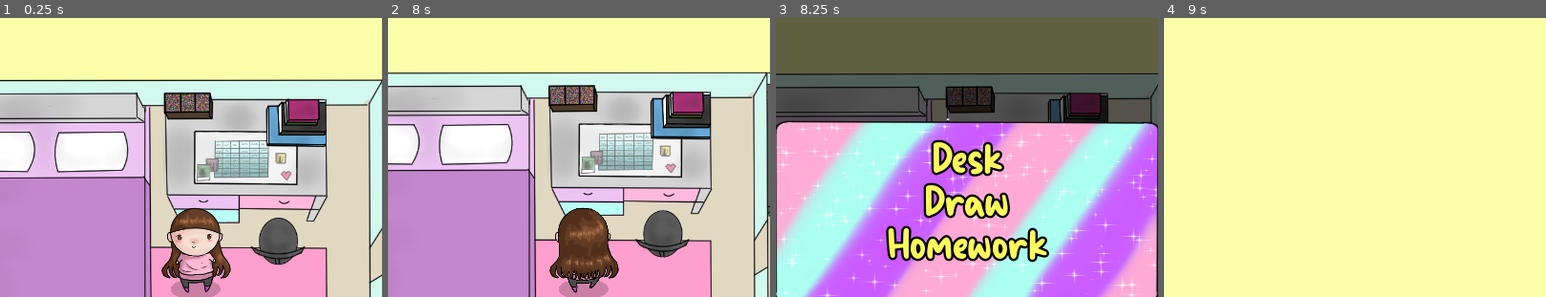
Above: before the commit, frames 1-4 (left to right).
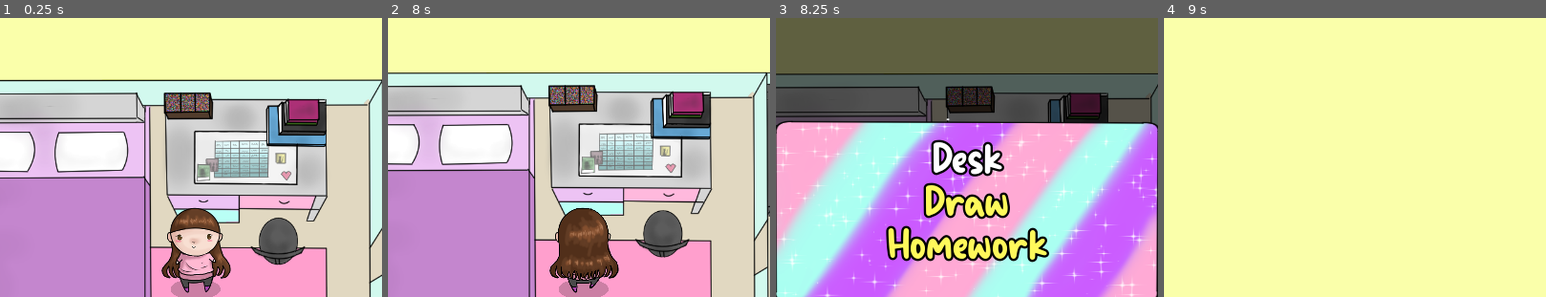
Above: after the commit, the same moments.

Repository: A-Walrus/Jessy
Game: Godot game, scene res://Scenes/World.tscn
Same seed, same stepped clock (60 frames per second), same inputs: the game is played once before the commit and once after it. Sound files missing from this copy of the repository are replaced by a short silence.
Inputs (mouse positions are % of the whole screen's width and height, from its top left):
- Up to frame 1 (0.25 s): no input
- Up to frame 2 (8 s): tap Enter (ui_accept) at 0.5, 2.3, 5.3, 6.5, 6.77, 6.8, 7.07 s; drag from (93, 59) to (31, 44) at 0.52 s; drag from (11, 45) to (73, 60) at 1.27 s; move the mouse to (26, 76) at 2.02 s; press the mouse at (26, 76) at 2.03 s; release the mouse at (26, 76) at 2.75 s; drag from (64, 83) to (31, 16) at 2.77 s; drag from (66, 13) to (28, 69) at 3.52 s; drag from (59, 16) to (13, 28) at 4.27 s; move the mouse to (28, 39) at 5.02 s; press the mouse at (28, 39) at 5.03 s; tap Escape (escape) at 5.65 s; release the mouse at (28, 39) at 5.75 s; drag from (35, 25) to (58, 31) at 5.77 s; move the mouse to (72, 45) at 6.52 s; press the mouse at (72, 45) at 6.53 s; release the mouse at (72, 45) at 7.25 s; drag from (30, 55) to (40, 32) at 7.27 s
- Up to frame 3 (8.25 s): move the mouse to (60, 28) at 8.02 s; tap Enter (ui_accept) at 8.1 s; click (60, 28) at 8.17 s
- Up to frame 4 (9 s): click "Draw" at 8.75 s
The pictures show only the part of the screen within x 25-75%, y 8-58%; the shares and areas given below are measured in that part.

Frames 1-2 are identical in both runs. In frame 3, 1.1% of the frame differs, in the area x 41-60%, y 44-57%; in frame 4, nothing differs.

Commit message:
white titles
change title color to white so they are different from buttons

Diff:
--- a/Jessy/Scenes/World.tscn
+++ b/Jessy/Scenes/World.tscn
@@ -115,7 +115,6 @@
 margin_right = 441.0
 margin_bottom = 54.0
 custom_fonts/font = ExtResource( 13 )
-custom_colors/font_color = Color( 1, 0.978667, 0.36, 1 )
 text = "Do you want to eat?"
 align = 1
 script = ExtResource( 21 )
@@ -184,7 +183,6 @@
 margin_right = 441.0
 margin_bottom = 54.0
 custom_fonts/font = ExtResource( 13 )
-custom_colors/font_color = Color( 1, 0.978667, 0.36, 1 )
 text = "what to do"
 align = 1
 
@@ -270,7 +268,6 @@
 margin_right = 441.0
 margin_bottom = 54.0
 custom_fonts/font = ExtResource( 13 )
-custom_colors/font_color = Color( 1, 0.978667, 0.36, 1 )
 text = "Who to call"
 align = 1
 
@@ -465,7 +462,6 @@
 margin_right = 292.0
 margin_bottom = 54.0
 custom_fonts/font = ExtResource( 13 )
-custom_colors/font_color = Color( 1, 0.978667, 0.36, 1 )
 text = "Bed"
 align = 1
 
@@ -562,7 +558,6 @@
 margin_right = 292.0
 margin_bottom = 54.0
 custom_fonts/font = ExtResource( 13 )
-custom_colors/font_color = Color( 1, 0.978667, 0.36, 1 )
 text = "Desk"
 align = 1
 
